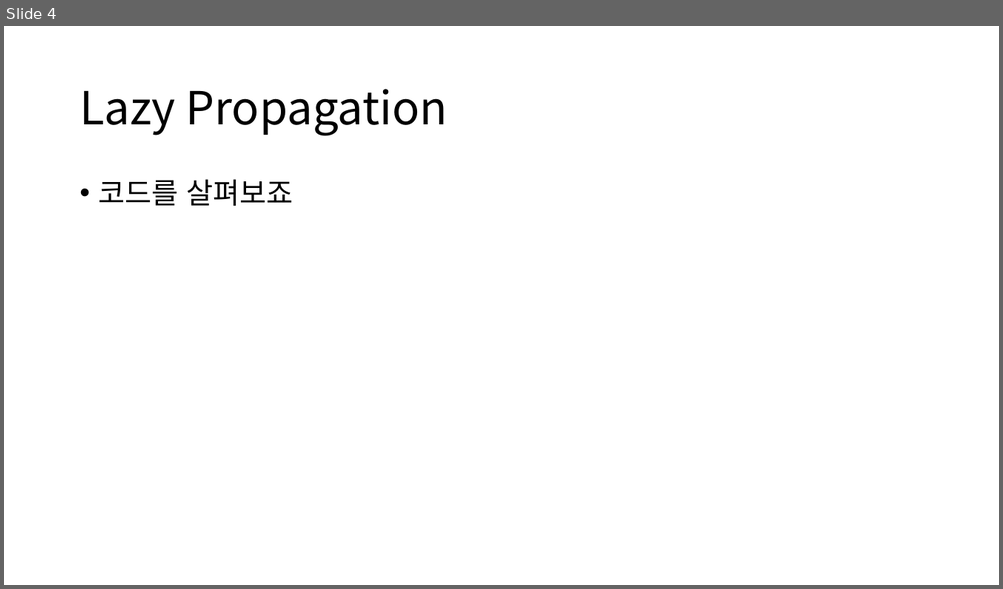
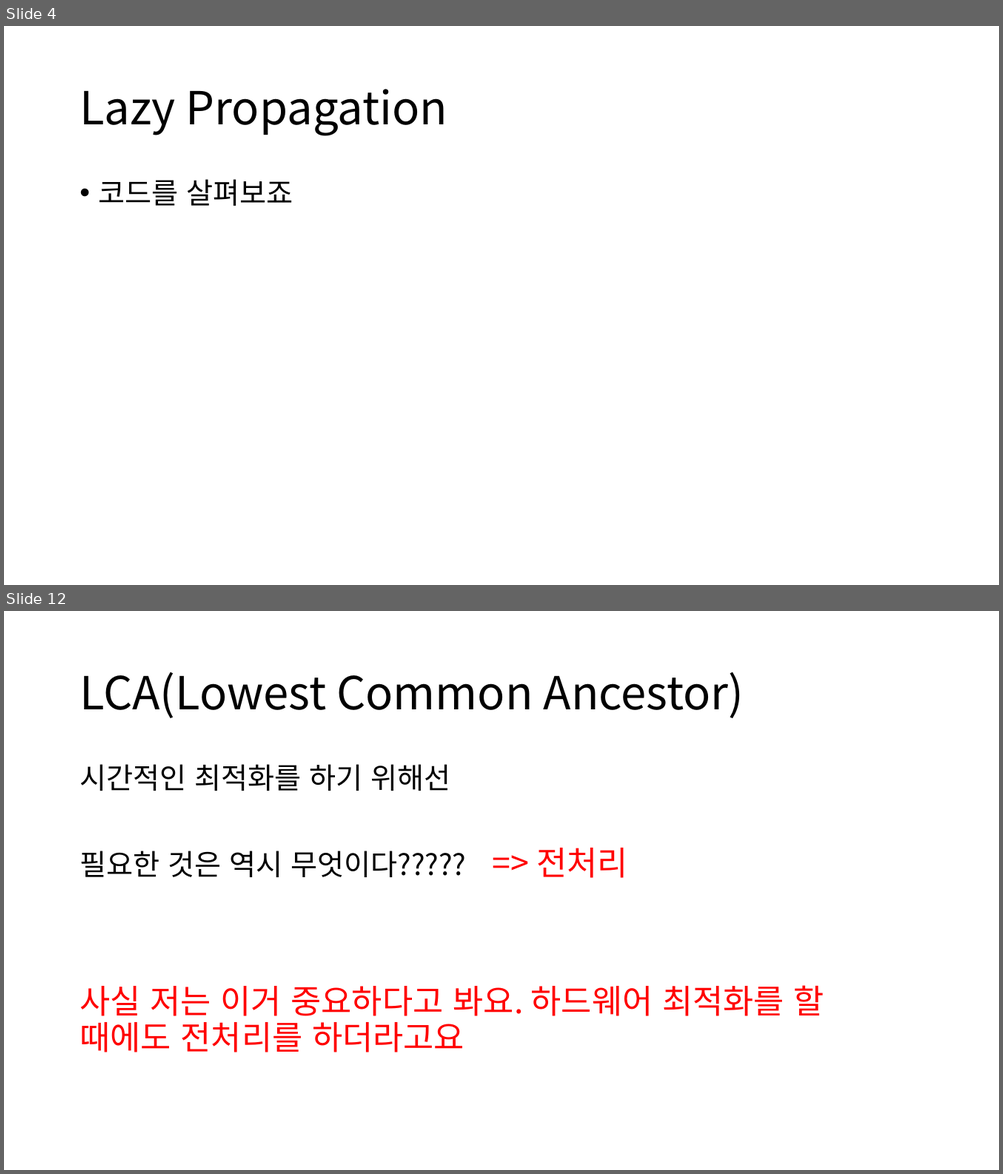
Before and after one commit to ALGOSOPT/algosopt, a slide deck: Chapter24/Lazy Propagation and LCA.pptx. Shown one above the other, each under a label of ours: slide 4 before the commit, slides 4 and 12 after it; the slides between them are not shown. The pictures are 1003x589 and 1003x1174 pixels, drawn with LibreOffice and Linux fonts; fonts in the diff are those of the drawing. Boxes give left, top, right and bottom in pixels: in the first picture for what was removed or moved away, otherwise in the second. Text is boxed around its words. In the diff, an @@ line names an element or a change of style, - is before the commit and + after.

```diff
--- a/Chapter24/Lazy Propagation and LCA.pptx
+++ b/Chapter24/Lazy Propagation and LCA.pptx
@@ slide 12 added at [4,611,999,1170], background #FFFFFF @@
@@ title added at [79,672,744,718], 44 pt, text #000000 @@
+LCA(Lowest Common Ancestor)
@@ text added at [79,764,824,1053], 32 pt, text #FF0000 @@
+시간적인 최적화를 하기 위해선
+필요한 것은 역시 무엇이다????? => 전처리
+사실 저는 이거 중요하다고 봐요. 하드웨어 최적화를 할 때에도 전처리를 하더라고요
```
Also in this commit, not shown: 1 slide changed, 15 other slides added, 2 slides removed, 2 other files.
